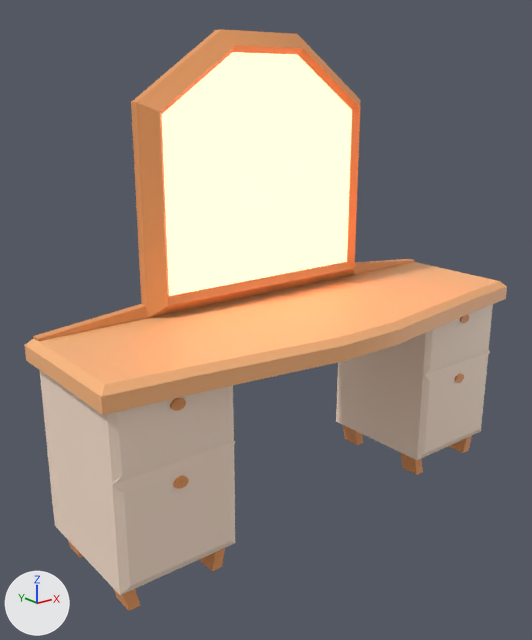
The FBX model Assets/Models/Static Mesh/STM_Desk.fbx: old version first, new version second.
Both versions are drawn from a 50 mm lens placed at (-2.39, -2.75, 1.59), pointed at (-0.19, 0.0, 0.5). Lighting does not change. The marker at lower left points along +X, +Y and +Z. Where no turn or scale is listed for an object, it has been applied to the vertices.

The older version as bpy lines, for what is in view:
```python
mat_envgold_2 = principled_material('EnvGold_2')
mat_envgold_2.base_color = (1.0, 0.488, 0.213)  # orange #ffb97f
me_mesh = bpy.data.meshes.new('Mesh')
me_mesh.from_pydata(...)  # 332 vertices, 348 faces; spans x -1.28..1.28, y -0.45..0.45, z -1.21..1.21
# faces by material slot: [223, 73, 6, 46]
me_mesh.materials.append(mat_envgold_3)  # orange #ea9c5e
me_mesh.materials.append(mat_envgold_1)  # beige #ffe6d1
me_mesh.materials.append(mat_envgold_1_2)  # white #e7e7e7
me_mesh.materials.append(mat_envgold_2)  # orange #ffb97f
ob_pcube58 = bpy.data.objects.new('pCube58', me_mesh)
ob_pcube58.location = (0.0, -0.093, 0.654)
```
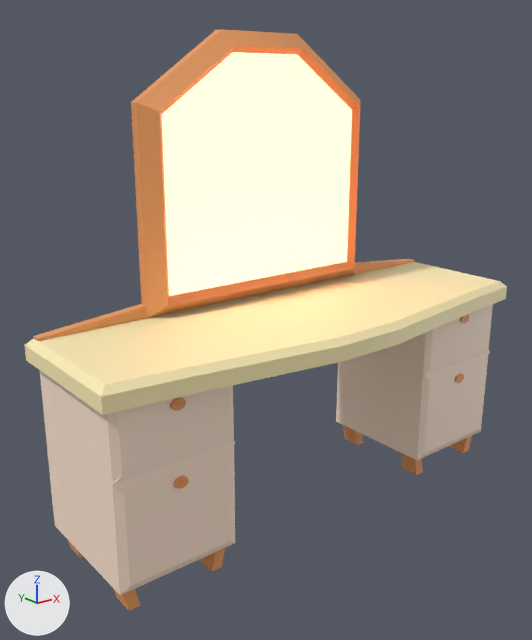
The change, as JSON lines over the scene's bpy script:
```json
{"op": "set", "path": "mat_envgold_2.base_color", "old": "(1.0, 0.488, 0.213)", "new": "(1.0, 0.874, 0.484)", "note": "orange #ffb97f -> beige #fff0b9"}
```

Location of each change, (x1, y1, x2, y2) in pixels of the pictures (532 x 640 px):
```json
{"object": "pCube58", "change": "recoloured", "before": [25, 259, 507, 417], "after": [25, 259, 507, 417]}
```
